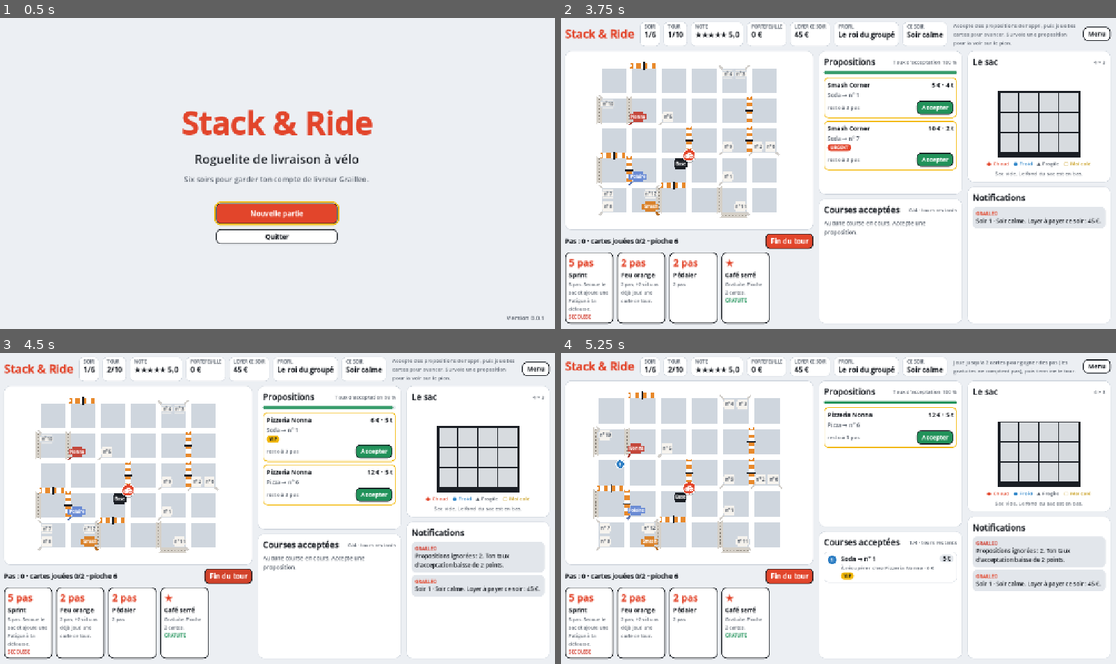
Above: before the commit, frames 1-4 (two rows, left to right).
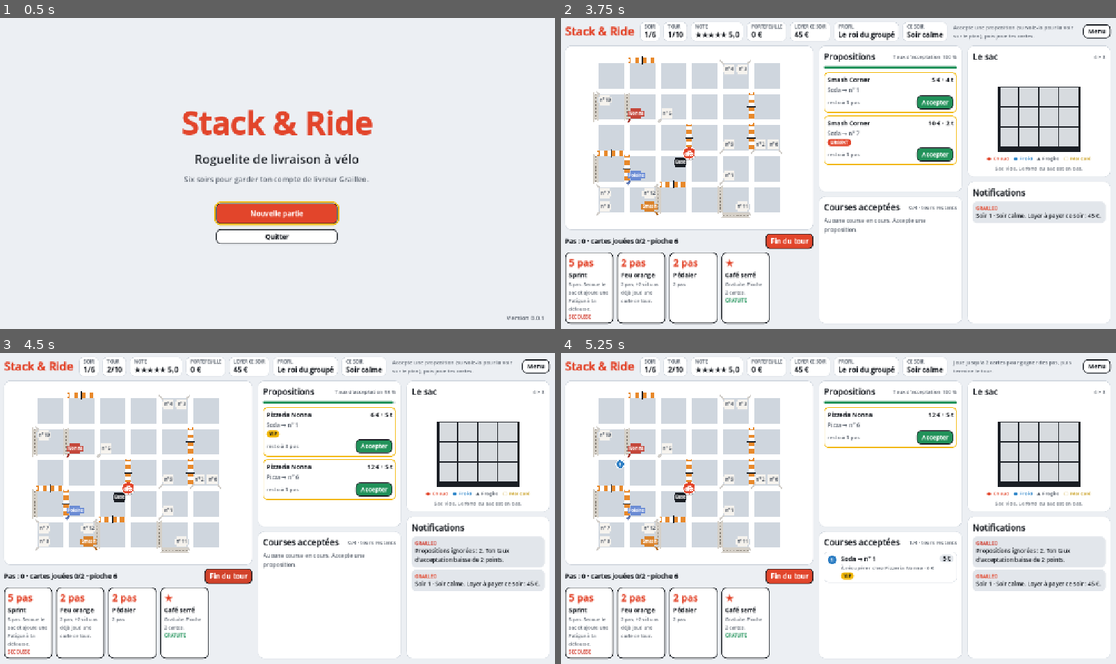
Above: after the commit, the same moments.

Repository: guillaume-petit/stack-and-ride
Game: Godot game, scene res://ui/main.tscn
The game is run twice, just before and just after one commit, with the same random seed, the same clock (stepped at 60 frames per second) and the same inputs.
Inputs (mouse positions are in pixels of both pictures, inside the frame that each line leads up to):
- Up to frame 1 (0.5 s): no input
- Up to frame 2 (3.75 s): click "Nouvelle partie" at 0.5 s; click "Menu" at 1.25 s; tap Enter at 2, 3.5 s; move the mouse to (688, 142) at 2.02 s; tap R at 2.1, 2.85, 3.6 s; click (688, 142) at 2.17 s; tap Space at 2.75 s; move the mouse to (1038, 108) at 2.77 s; click (1038, 108) at 2.92 s; move the mouse to (771, 161) at 3.52 s; click (771, 161) at 3.67 s
- Up to frame 3 (4.5 s): click "Fin du tour" at 4.25 s
- Up to frame 4 (5.25 s): click "Accepter" at 5 s

Frame 1 is identical in both runs. In frame 2, 13% of the frame differs, in the area x 0-100%, y 1-71%; in frame 3, 14%, in the area x 0-100%, y 1-79%; in frame 4, 0.1%.

Commit message:
Interface: compact bag for big bags, scrollable right column, shorter hints
Co-Authored-By: Claude Opus 5.5 <noreply@anthropic.com>
Claude-Session: https://claude.ai/code/session_01QMameTTwaqh5jGk4RBx1G4

Diff:
--- a/ui/game/bag_grid.gd
+++ b/ui/game/bag_grid.gd
@@ -12,6 +12,8 @@
 signal hover_changed(column: int)
 
 const MAX_CELL := 46.0
+## The cells get smaller when the bag has many rows, so that the panel keeps its height.
+const MAX_GRID_HEIGHT := 190.0
 const GAP := 3.0
 const FLOOR := 8.0
 const PREVIEW_OK := Color(0.13, 0.57, 0.35, 0.55)
@@ -29,7 +31,8 @@
 func refresh() -> void:
 	var bag := game.state.bag
 	# One row above the bag shows a dish that does not fit.
-	custom_minimum_size = Vector2(bag.columns * MAX_CELL, (bag.rows + 1) * MAX_CELL + FLOOR) + Vector2.ONE * GAP * 2
+	var cell := _max_cell()
+	custom_minimum_size = Vector2(bag.columns * cell, (bag.rows + 1) * cell + FLOOR) + Vector2.ONE * GAP * 2
 	if _hover_column >= bag.columns:
 		_hover_column = -1
 	queue_redraw()
@@ -187,7 +190,11 @@
 
 func _cell_size() -> float:
 	var bag := game.state.bag
-	return minf(MAX_CELL, (size.x - GAP * 2) / bag.columns)
+	return minf(_max_cell(), (size.x - GAP * 2) / bag.columns)
+
+
+func _max_cell() -> float:
+	return minf(MAX_CELL, floorf(MAX_GRID_HEIGHT / game.state.bag.rows))
 
 
 ## Top left of the bag grid, centered horizontally, below the row for dishes that do not fit.
--- a/ui/game/game_screen.gd
+++ b/ui/game/game_screen.gd
@@ -130,10 +130,14 @@
 	_orders_panel.size_flags_vertical = Control.SIZE_EXPAND_FILL
 	middle.add_child(_orders_panel)
 
-	# Right: bag and notifications.
+	# Right: bag and notifications. It scrolls when a big bag, a dish in hand and dishes set
+	# aside do not fit in the window.
 	var right := UiStyle.vbox(10)
 	right.custom_minimum_size.x = SIDE_WIDTH
-	columns.add_child(right)
+	right.size_flags_vertical = Control.SIZE_EXPAND_FILL
+	var right_scroll := UiStyle.scroll(right)
+	right_scroll.custom_minimum_size.x = SIDE_WIDTH
+	columns.add_child(right_scroll)
 	_bag = BagView.new()
 	_bag.column_clicked.connect(func(column: int) -> void: _after(game.drop_held(column)))
 	_bag.dish_clicked.connect(func(id: int) -> void: _after(game.lift(id)))
@@ -146,6 +150,7 @@
 	_feed = FeedView.new()
 	var feed_panel := UiStyle.titled_panel(UiText.t("FEED_TITLE"), _feed)
 	feed_panel.size_flags_vertical = Control.SIZE_EXPAND_FILL
+	feed_panel.custom_minimum_size.y = 150
 	right.add_child(feed_panel)
 
 	# Windows over the board.
Not shown, changed: i18n/fr.po
